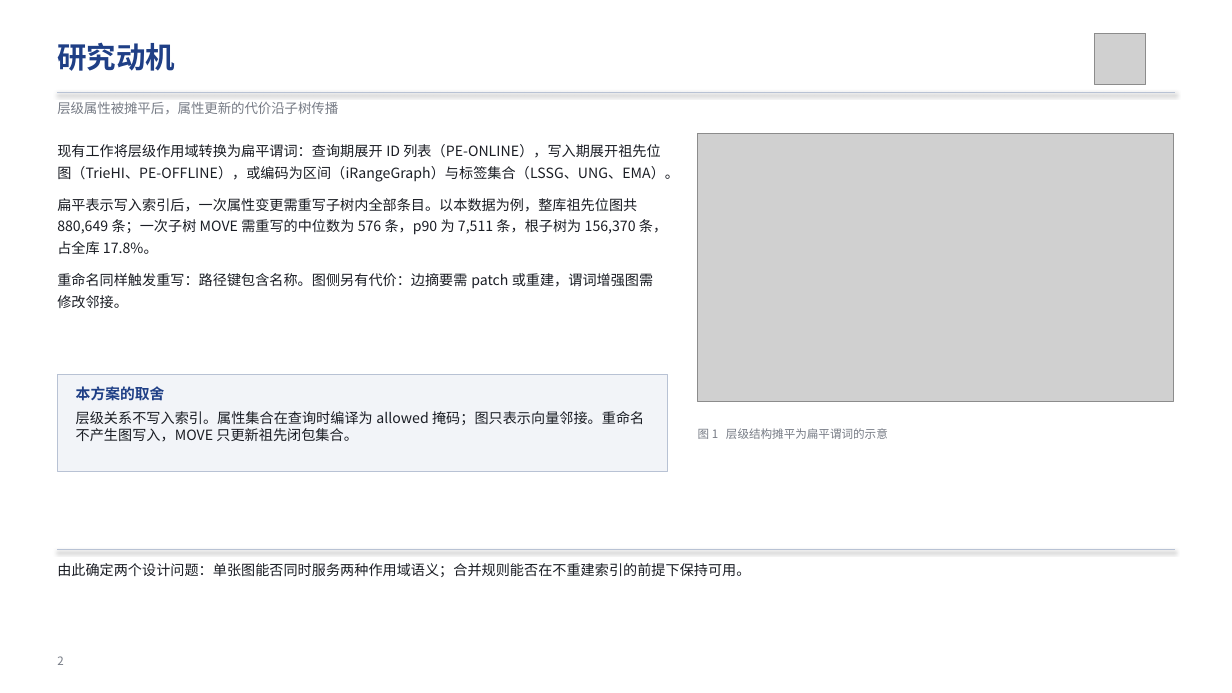
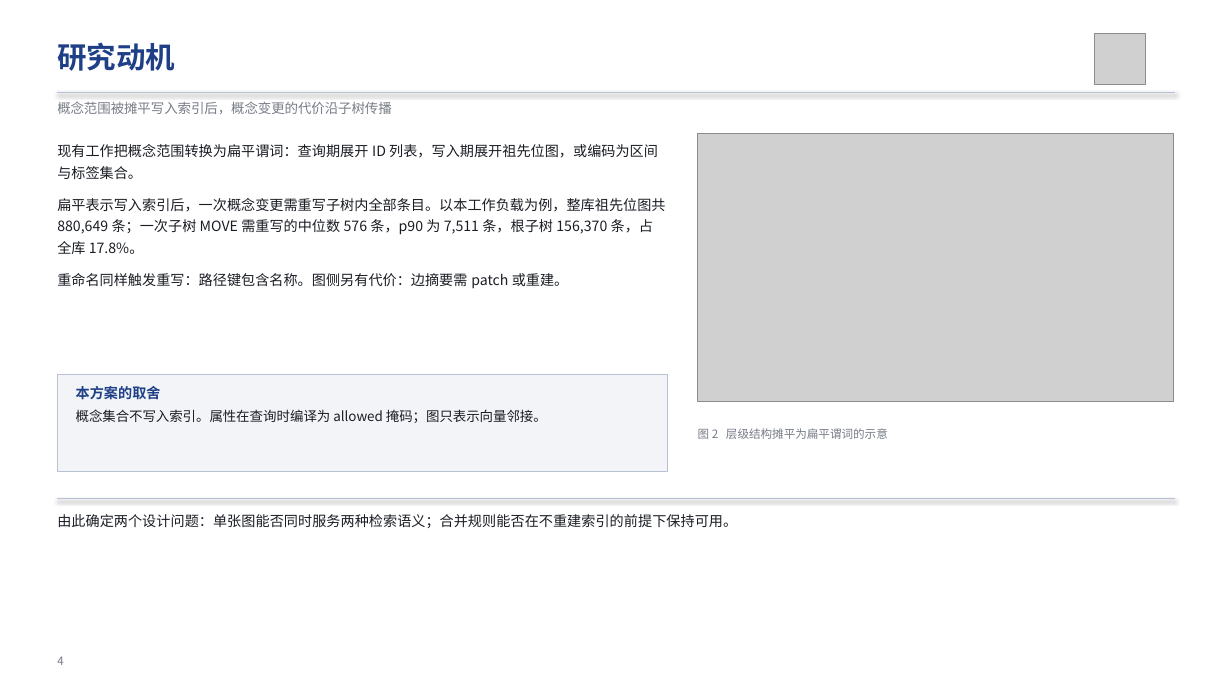
Before and after one commit to RainyTom/Agent-Vector-Database, a slide deck: slide 4 of researches/nested-attr-vector-search/2026-11-03-exps/ppt/hierarchical-hybrid-search-deck.pptx (slide 2 before the commit). Drawn at 1232x693 pixels with LibreOffice and Linux fonts; fonts in the diff are those of the drawing; grey boxes stand for pictures. Boxes give left, top, right and bottom in pixels: in the first picture for what was removed or moved away, otherwise in the second. Text is boxed around its words. In the diff, an @@ line names an element or a change of style, - is before the commit and + after.

```diff
--- a/researches/nested-attr-vector-search/2026-11-03-exps/ppt/hierarchical-hybrid-search-deck.pptx
+++ b/researches/nested-attr-vector-search/2026-11-03-exps/ppt/hierarchical-hybrid-search-deck.pptx
@@ text at (x1=57, y1=102, x2=392, y2=114): text changed @@
-层级属性被摊平后，属性更新的代价沿子树传播
+概念范围被摊平写入索引后，概念变更的代价沿子树传播
@@ text at (x1=57, y1=144, x2=665, y2=289): text changed @@
-现有工作将层级作用域转换为扁平谓词：查询期展开 ID 列表（PE-ONLINE），写入期展开祖先位图（TrieHI、PE-OFFLINE），或编码为区间（iRangeGraph）与标签集合（LSSG、UNG、EMA）。
-扁平表示写入索引后，一次属性变更需重写子树内全部条目。以本数据为例，整库祖先位图共 880,649 条；一次子树 MOVE 需重写的中位数为 576 条，p90 为 7,511 条，根子树为 156,370 条，占全库 17.8%。
-重命名同样触发重写：路径键包含名称。图侧另有代价：边摘要需 patch 或重建，谓词增强图需修改邻接。
+现有工作把概念范围转换为扁平谓词：查询期展开 ID 列表，写入期展开祖先位图，或编码为区间与标签集合。
+扁平表示写入索引后，一次概念变更需重写子树内全部条目。以本工作负载为例，整库祖先位图共 880,649 条；一次子树 MOVE 需重写的中位数 576 条，p90 为 7,511 条，根子树 156,370 条，占全库 17.8%。
+重命名同样触发重写：路径键包含名称。图侧另有代价：边摘要需 patch 或重建。
@@ text at (x1=76, y1=386, x2=161, y2=400): size 11.5 to 11 pt in "本方案的取舍"; less space between paragraphs @@
@@ text at (x1=76, y1=409, x2=547, y2=423): text changed; size 11 to 10.5 pt @@
-层级关系不写入索引。属性集合在查询时编译为 allowed 掩码；图只表示向量邻接。重命名不产生图写入，MOVE 只更新祖先闭包集合。
+概念集合不写入索引。属性在查询时编译为 allowed 掩码；图只表示向量邻接。
@@ text at (x1=698, y1=428, x2=888, y2=439): text changed @@
-图 1 层级结构摊平为扁平谓词的示意
+图 2 层级结构摊平为扁平谓词的示意
@@ line moved from (57, 550) - (1176, 550) to (57, 499) - (1176, 499) @@
@@ text at (x1=57, y1=514, x2=737, y2=528): text changed @@
-由此确定两个设计问题：单张图能否同时服务两种作用域语义；合并规则能否在不重建索引的前提下保持可用。
+由此确定两个设计问题：单张图能否同时服务两种检索语义；合并规则能否在不重建索引的前提下保持可用。
@@ text at (x1=57, y1=656, x2=63, y2=665): text changed @@
-2
+4
```
Also in this commit, not shown: 2 other slides changed, 3 slides added, 3 slides removed, 5 other files.
